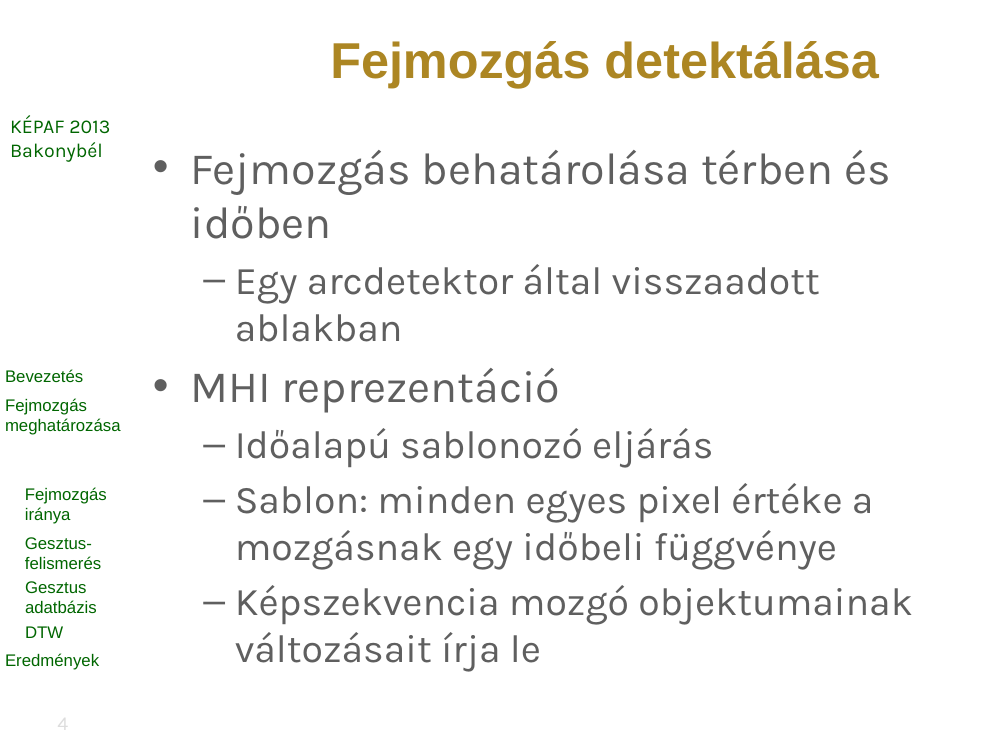
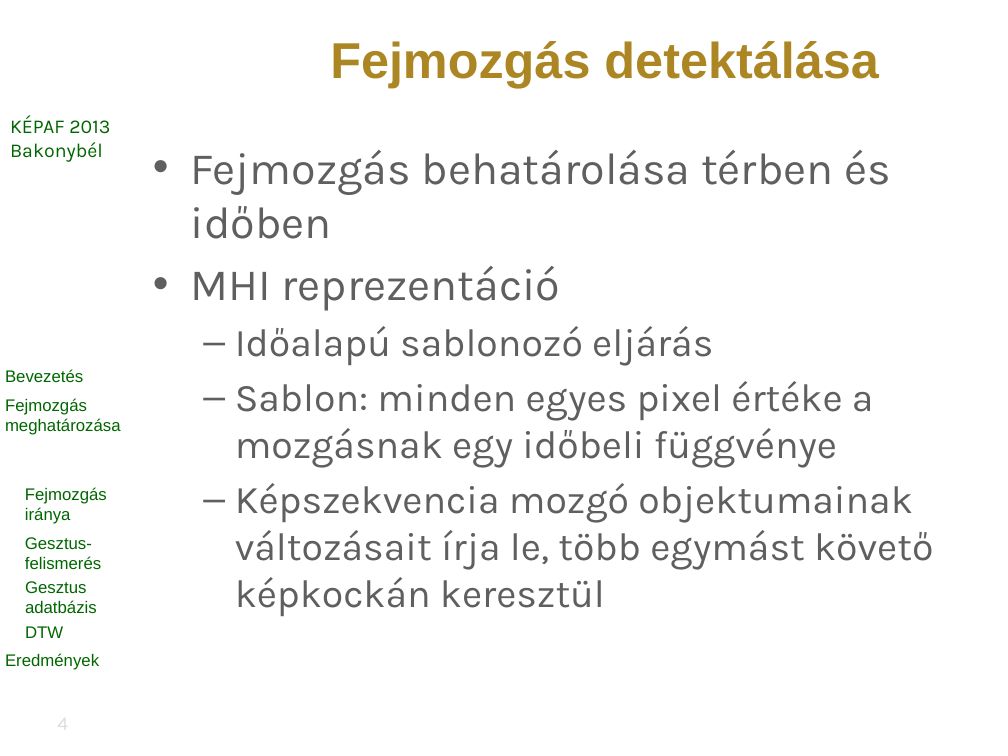
Before and after one commit to vohoaiviet/face-gesture-api, a slide deck: slide 4 of HeadMovement/research/kepaf/ppt/bertok.kornel.kepaf.2013.pptx. Drawn at 1008x756 pixels with LibreOffice and Linux fonts; fonts in the diff are those of the drawing; background and template pictures are left out. Boxes give left, top, right and bottom in pixels: in the first picture for what was removed or moved away, otherwise in the second. Text is boxed around its words. In the diff, an @@ line names an element or a change of style, - is before the commit and + after.

```diff
--- a/HeadMovement/research/kepaf/ppt/bertok.kornel.kepaf.2013.pptx
+++ b/HeadMovement/research/kepaf/ppt/bertok.kornel.kepaf.2013.pptx
@@ text at bbox=[235, 264, 820, 342]: paragraph removed @@
-  – Egy arcdetektor által visszaadott ablakban
@@ text at bbox=[235, 483, 933, 616]: text changed @@
-  – Képszekvencia mozgó objektumainak változásait írja le
+  – Képszekvencia mozgó objektumainak változásait írja le, több egymást követő képkockán keresztül
```
Also in this commit, not shown: 6 other slides changed, 1 other file.
